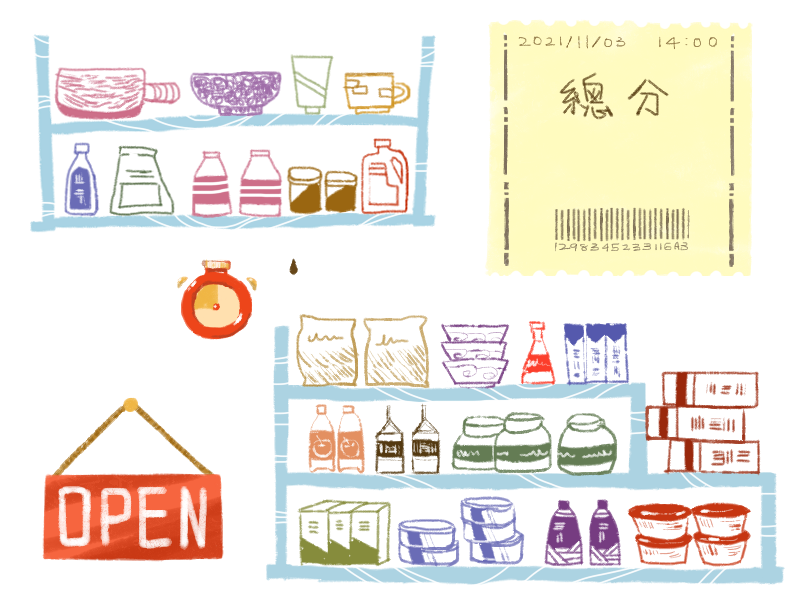
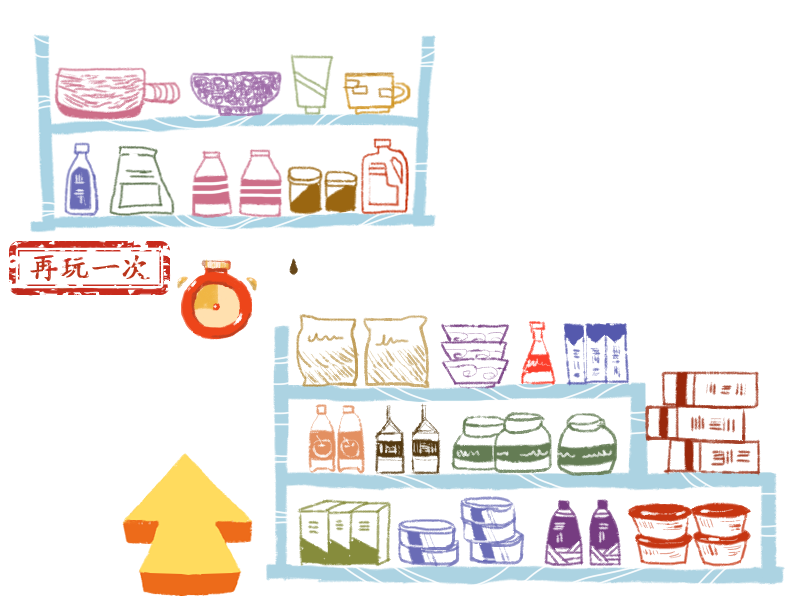
Two versions of the same layered image (800px x 600px). Layer-by-layer changes:
added group "瓜糷舱10" with 6 layers above "瓜糷舱9" over [9, 21, 753, 296]
added layer "矩形 1" in group "瓜糷舱10" over [9, 241, 171, 296]
renamed "瓜糷33" to "瓜糷29", moved it into group "瓜糷舱5", painted on it over [33, 265, 171, 296]
renamed "瓜糷34" to "瓜糷27", moved it into group "瓜糷舱5", painted on it over [37, 259, 171, 296]
added group "瓜糷舱8" with 2 layers above "瓜糷舱7" over [122, 453, 253, 596]
renamed "瓜糷27" to "瓜糷46", moved it into group "瓜糷舱8", painted on it over [37, 263, 253, 596]
renamed "瓜糷26" to "瓜糷45", moved it into group "瓜糷舱8", painted on it over [14, 252, 171, 296]
hid group "瓜糷舱7" (4 layers) over [41, 397, 224, 562]
painted on "瓜糷41" over [58, 486, 207, 550]
painted on "瓜糷40" over [42, 473, 224, 562]
painted on "瓜糷42" over [123, 397, 138, 412]
painted on "瓜糷43" over [48, 402, 218, 483]
hid group "瓜糷舱3" (8 layers) over [485, 19, 753, 276]
painted on "瓜糷38" over [559, 72, 669, 120]
painted on "瓜糷20" over [518, 35, 718, 50]
painted on "瓜糷19" over [503, 31, 735, 266]
painted on "瓜糷18" over [554, 207, 690, 252]
painted on "瓜糷17" over [485, 19, 753, 276]
